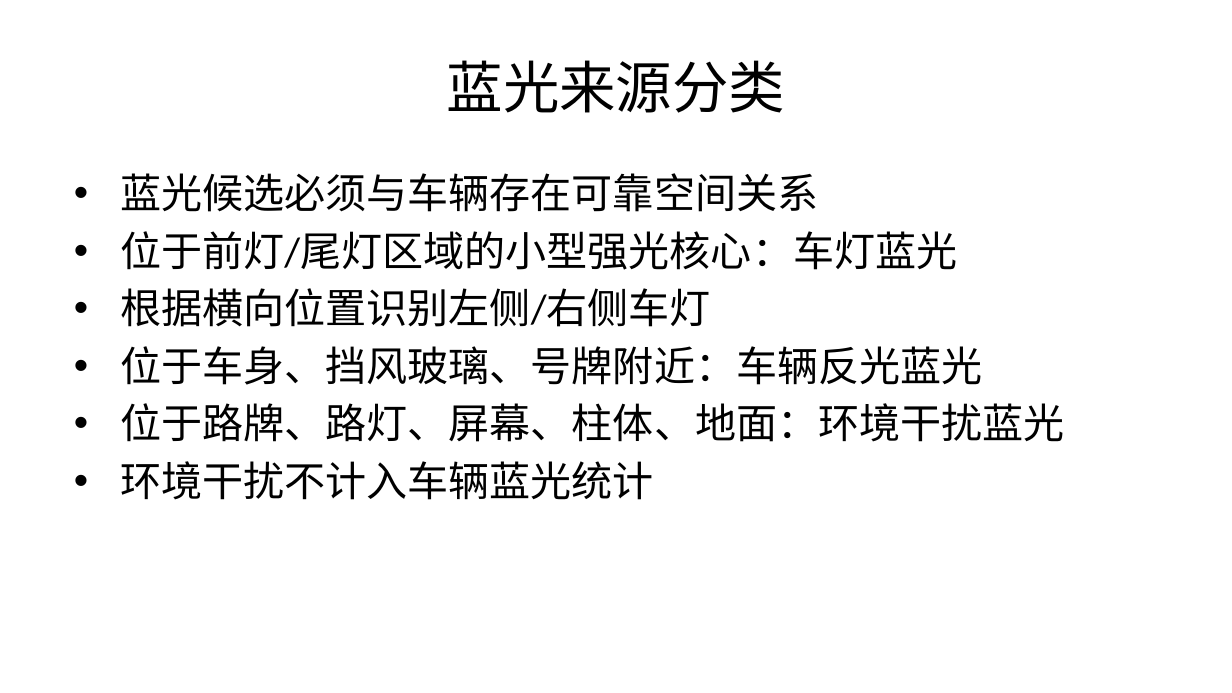
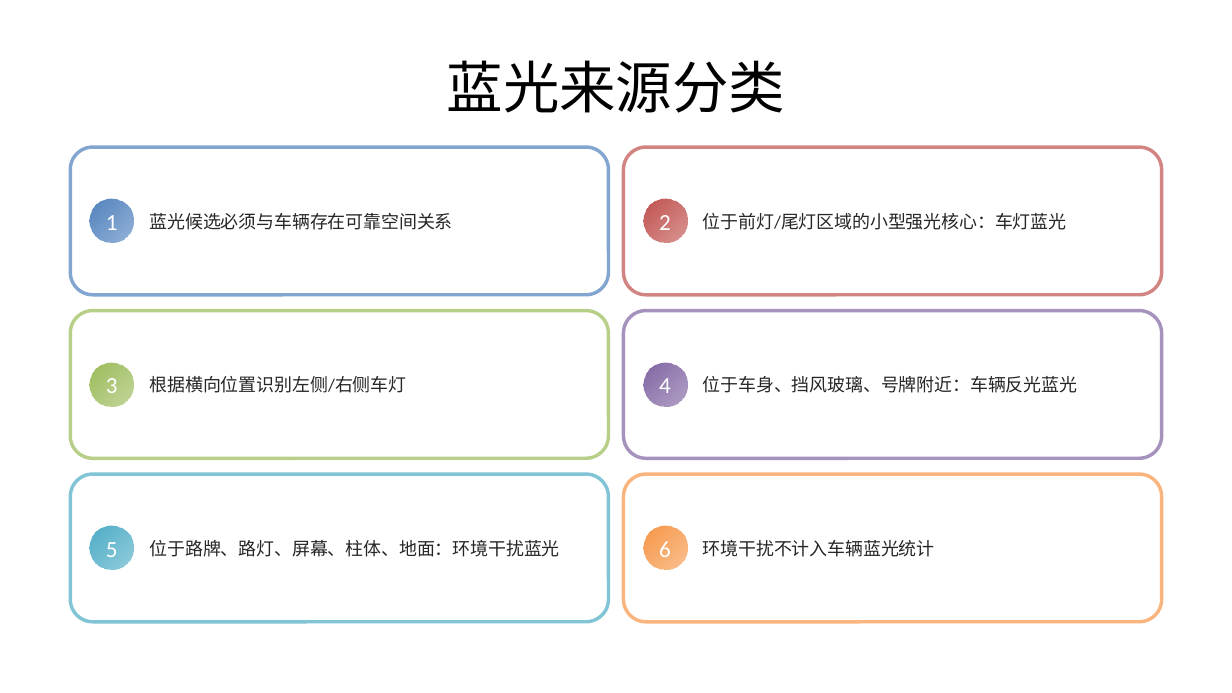
Before and after one commit to szl97/DAA, a slide deck: slide 8 of blue-light-detection/解题ppt.pptx. Drawn at 1232x693 pixels with LibreOffice and Linux fonts; fonts in the diff are those of the drawing. Boxes give left, top, right and bottom in pixels: in the first picture for what was removed or moved away, otherwise in the second. Text is boxed around its words. In the diff, an @@ line names an element or a change of style, - is before the commit and + after.

```diff
--- a/blue-light-detection/解题ppt.pptx
+++ b/blue-light-detection/解题ppt.pptx
@@ rounded rectangle added at (70, 147, 609, 294), fill #FFFFFF at 10% opacity, outline #4F81BD 2 pt, 10.5 pt, text #262626 @@
+蓝光候选必须与车辆存在可靠空间关系
@@ rounded rectangle added at (623, 147, 1162, 294), fill #FFFFFF at 10% opacity, outline #C0504D 2 pt, 10.5 pt, text #262626 @@
+位于前灯/尾灯区域的小型强光核心：车灯蓝光
@@ text removed at (120, 173, 1065, 500) @@
-• 蓝光候选必须与车辆存在可靠空间关系
-• 位于前灯/尾灯区域的小型强光核心：车灯蓝光
-• 根据横向位置识别左侧/右侧车灯
-• 位于车身、挡风玻璃、号牌附近：车辆反光蓝光
-• 位于路牌、路灯、屏幕、柱体、地面：环境干扰蓝光
-• 环境干扰不计入车辆蓝光统计
@@ ellipse added at (90, 198, 134, 243), fill gradient #4F81BD, 13.5 pt, text #FFFFFF @@
+1
@@ ellipse added at (643, 198, 687, 243), fill gradient #C0504D, 13.5 pt, text #FFFFFF @@
+2
@@ rounded rectangle added at (70, 310, 609, 458), fill #FFFFFF at 10% opacity, outline #9BBB59 2 pt, 10.5 pt, text #262626 @@
+根据横向位置识别左侧/右侧车灯
@@ rounded rectangle added at (623, 310, 1162, 458), fill #FFFFFF at 10% opacity, outline #8064A2 2 pt, 10.5 pt, text #262626 @@
+位于车身、挡风玻璃、号牌附近：车辆反光蓝光
@@ ellipse added at (90, 362, 134, 407), fill gradient #9BBB59, 13.5 pt, text #FFFFFF @@
+3
@@ ellipse added at (643, 362, 687, 407), fill gradient #8064A2, 13.5 pt, text #FFFFFF @@
+4
@@ rounded rectangle added at (70, 474, 609, 622), fill #FFFFFF at 10% opacity, outline #4BACC6 2 pt, 10.5 pt, text #262626 @@
+位于路牌、路灯、屏幕、柱体、地面：环境干扰蓝光
@@ rounded rectangle added at (623, 474, 1162, 622), fill #FFFFFF at 10% opacity, outline #F79646 2 pt, 10.5 pt, text #262626 @@
+环境干扰不计入车辆蓝光统计
@@ ellipse added at (90, 526, 134, 570), fill gradient #4BACC6, 13.5 pt, text #FFFFFF @@
+5
@@ ellipse added at (643, 526, 687, 570), fill gradient #F79646, 13.5 pt, text #FFFFFF @@
+6
```
Also in this commit, not shown: 8 other slides changed.
